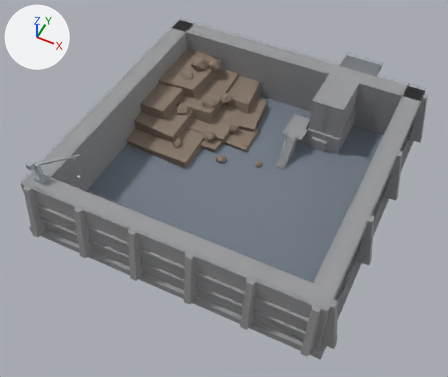
The glTF model assets/habitats/dinosaur_paddock_100x100.glb, before and after one commit.
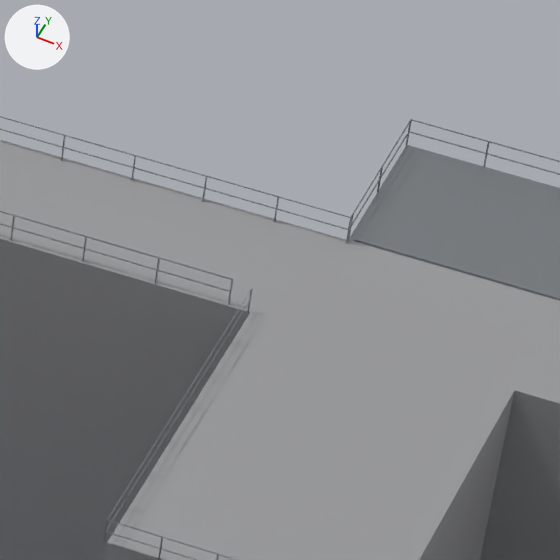
Old and new are each drawn whole from a 50 mm camera at (63.5, -137.0, 163.7) aimed at (0.0, -10.2, 5.1) and again close up on the part from 67% to 81% of the width and 10% to 27% of the height. The axes (+X, +Y, +Z) are drawn at upper left. The lights are the same throughout. The last two pictures show the newer version. Where no turn or scale is listed for an object, it has been applied to the vertices.

The first close-up shows 'Catwalk_Railings', 'Entrance_Grating_Floor', 'Interior_Access_Tower', 'Main_Perimeter_Walls', 'Tower_Railings_and_Ladders'.
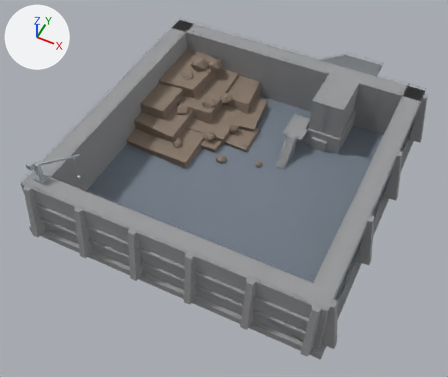
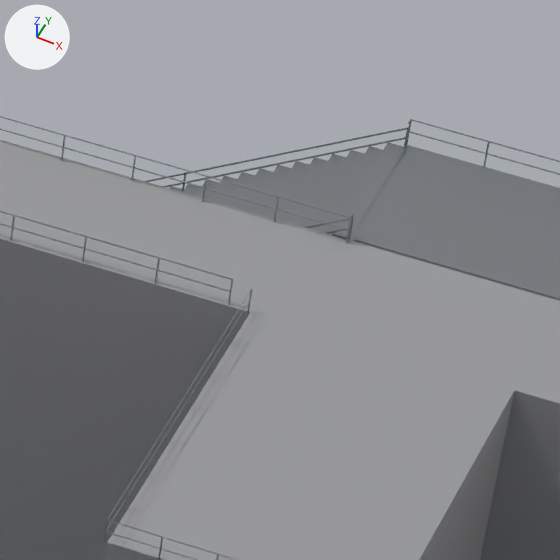
Where the change shows, as pixel boxes [x1, y1, x2, y2] in the close-ups (560 x 560 px):
'Catwalk_Stairs', added: after [170, 142, 404, 239]
'Catwalk_Stairs_Rail', added: after [146, 127, 409, 239]

Edits to the bpy script that builds the scene:
```text
Add me_catwalk_stairs_rail:
    me_catwalk_stairs_rail.from_pydata(...)  # 112 vertices, 168 faces; spans x -20.0..18.0, y 50.1..57.3, z 0.0..23.0
    me_catwalk_stairs_rail.materials.append(mat_mat_industrialsteel)  # grey #99a0a6
Add me_catwalk_stairs:
    me_catwalk_stairs.from_pydata(...)  # 392 vertices, 588 faces; spans x -20.0..18.0, y 50.1..57.3, z 0.0..22.0
    me_catwalk_stairs.materials.append(mat_mat_steelgrating)  # grey #95999e
Add ob_catwalk_stairs_rail:
    ob_catwalk_stairs_rail = bpy.data.objects.new('Catwalk_Stairs_Rail', me_catwalk_stairs_rail)
    ob_catwalk_stairs_rail.location = (0.0, 0.0, 0.0)
Add ob_catwalk_stairs:
    ob_catwalk_stairs = bpy.data.objects.new('Catwalk_Stairs', me_catwalk_stairs)
    ob_catwalk_stairs.location = (0.0, 0.0, 0.0)
```
